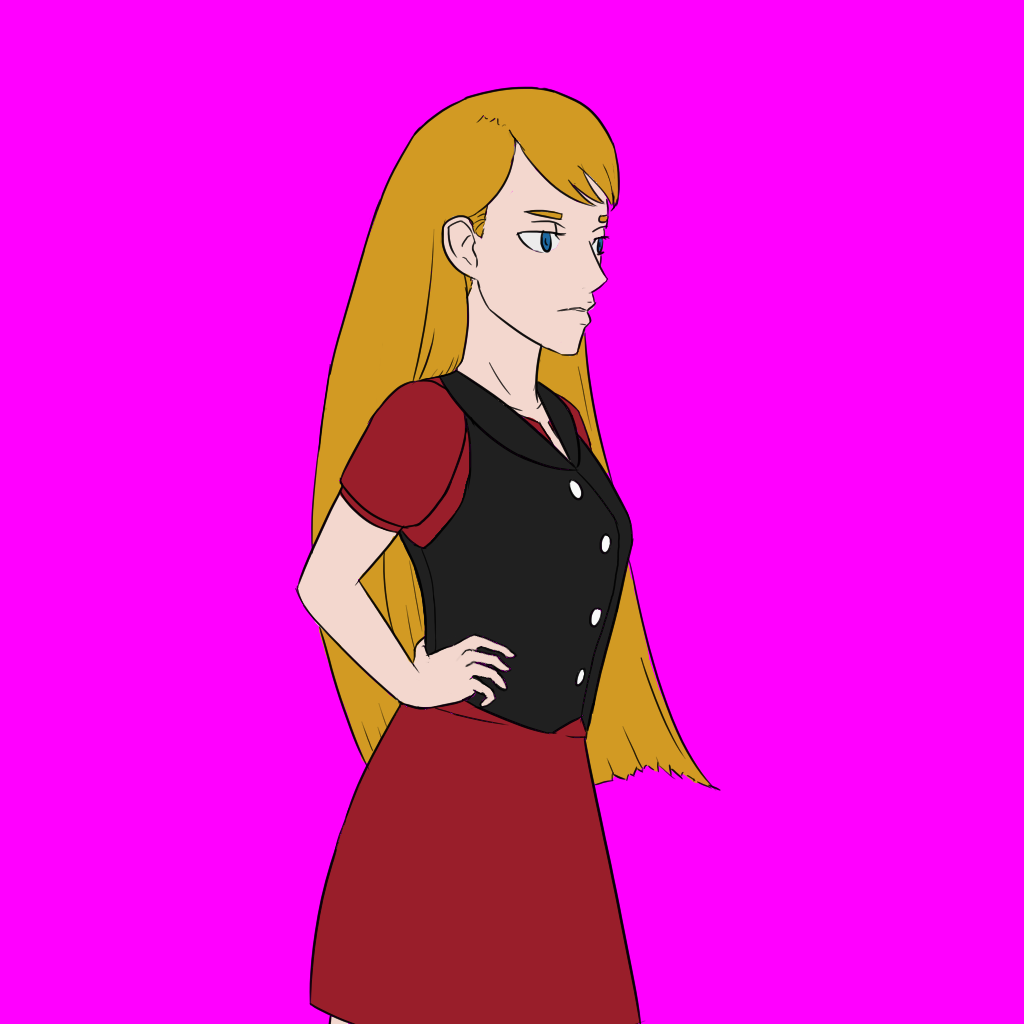
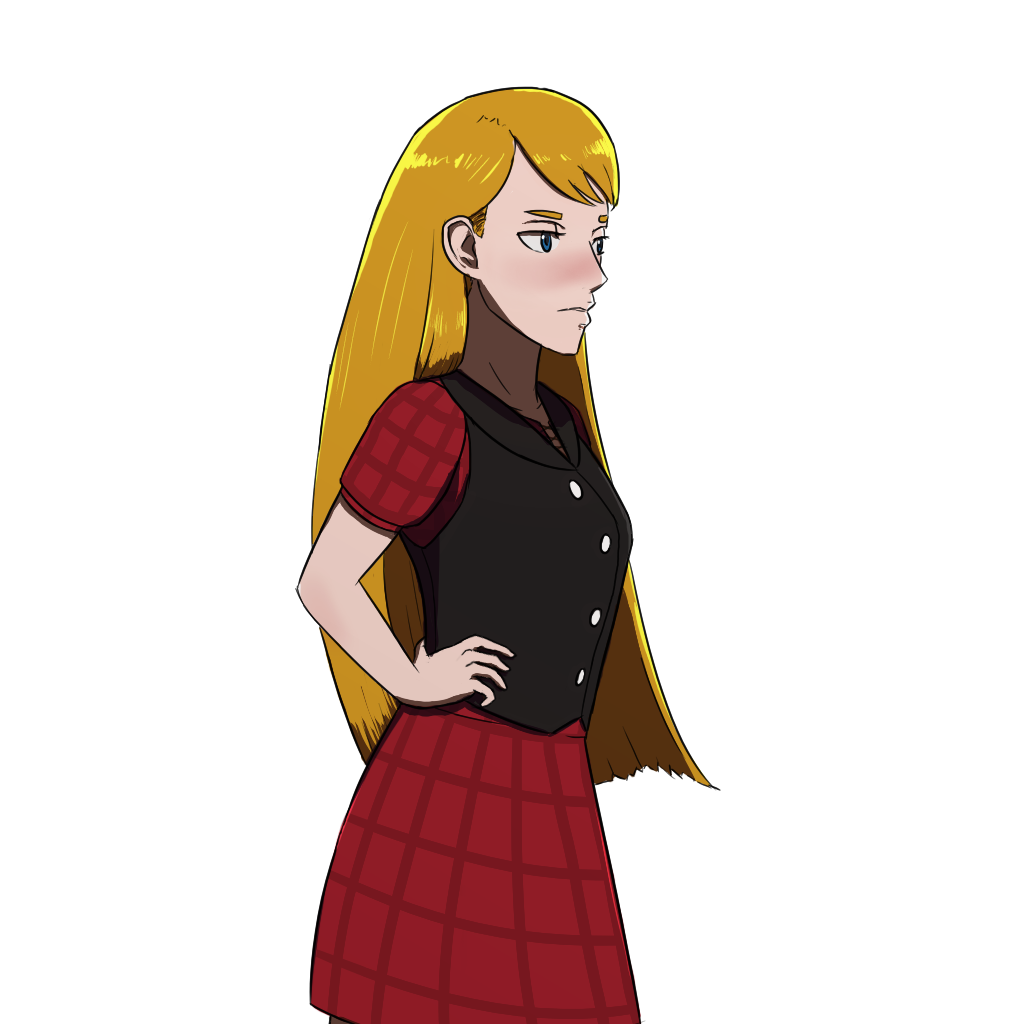
The second 1024 × 1024 image is a revision of the first. Changes to its layers:
added layer "highlight" in group "Character" over [541, 235, 600, 245]
added group "colors" with 7 layers in group "Character" over [0, 0, 1004, 1024]
added layer "gradient" (12%) in group "colors" over [0, 0, 1004, 1024]
added layer "lights" (overlay) in group "colors" over [290, 64, 741, 982]
added layer "shade 2" (darken, 74%) in group "colors" over [299, 369, 592, 1024]
added layer "shade 1" (darken, 75%) in group "colors" over [318, 135, 703, 1024]
added layer "lace" in group "colors" over [537, 419, 571, 450]
added layer "detail" in group "colors" over [290, 27, 809, 1024]
moved "base colors" into group "colors", painted on it over [298, 89, 711, 1024]
hid "Layer 20" over [0, 0, 1024, 1024]
